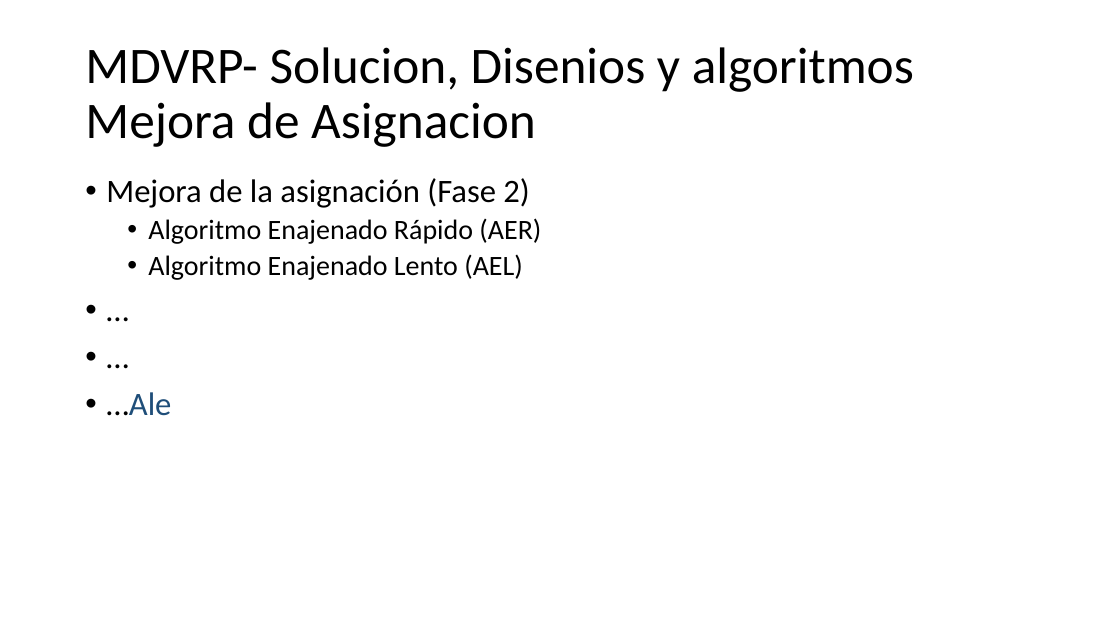
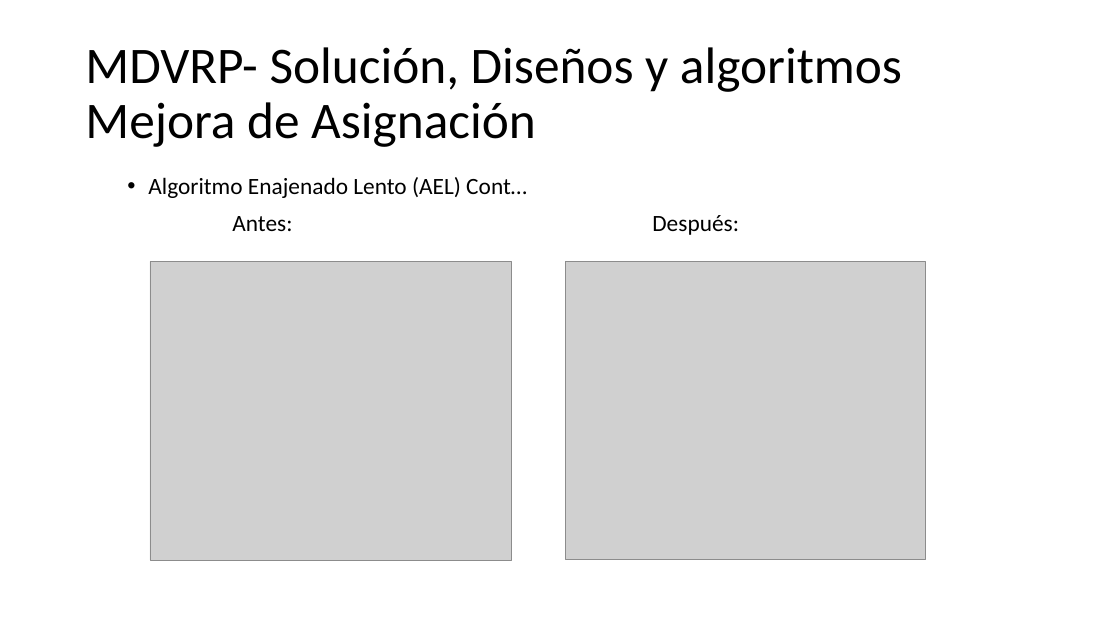
Before and after one commit to urubusale/proyvrp, a slide deck: slide 10 of Version/Documentación/MDVRP.pptx. Drawn at 1120x630 pixels with LibreOffice and Linux fonts; fonts in the diff are those of the drawing; grey boxes stand for pictures. Boxes give left, top, right and bottom in pixels: in the first picture for what was removed or moved away, otherwise in the second. Text is boxed around its words. In the diff, an @@ line names an element or a change of style, - is before the commit and + after.

```diff
--- a/Version/Documentación/MDVRP.pptx
+++ b/Version/Documentación/MDVRP.pptx
@@ title at [85, 47, 902, 147]: text changed @@
-MDVRP- Solucion, Disenios y algoritmos Mejora de Asignacion
+MDVRP- Solución, Diseños y algoritmos Mejora de Asignación
@@ text at [148, 177, 739, 235]: text changed; size 24 to 20 pt @@
-• Mejora de la asignación (Fase 2)
-  • Algoritmo Enajenado Rápido (AER)
-  • Algoritmo Enajenado Lento (AEL)
-• …
-• …
-• …Ale
+    • Algoritmo Enajenado Lento (AEL) Cont…
+    Antes: Después:
@@ picture added at [150, 261, 513, 560] @@
@@ picture added at [565, 261, 926, 559] @@
```
Also in this commit, not shown: 3 other slides changed, 1 slide added, 1 slide removed.
